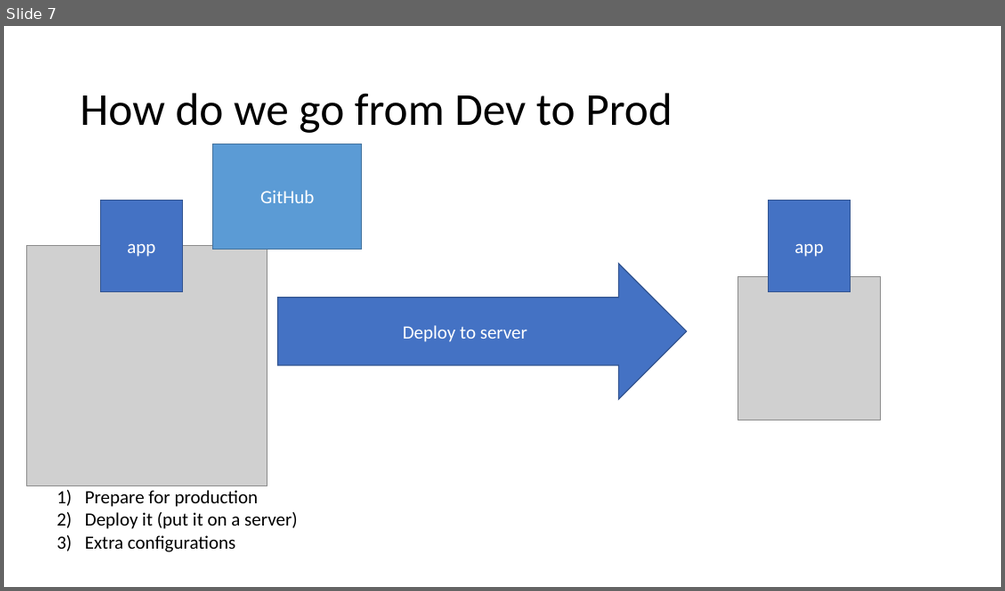
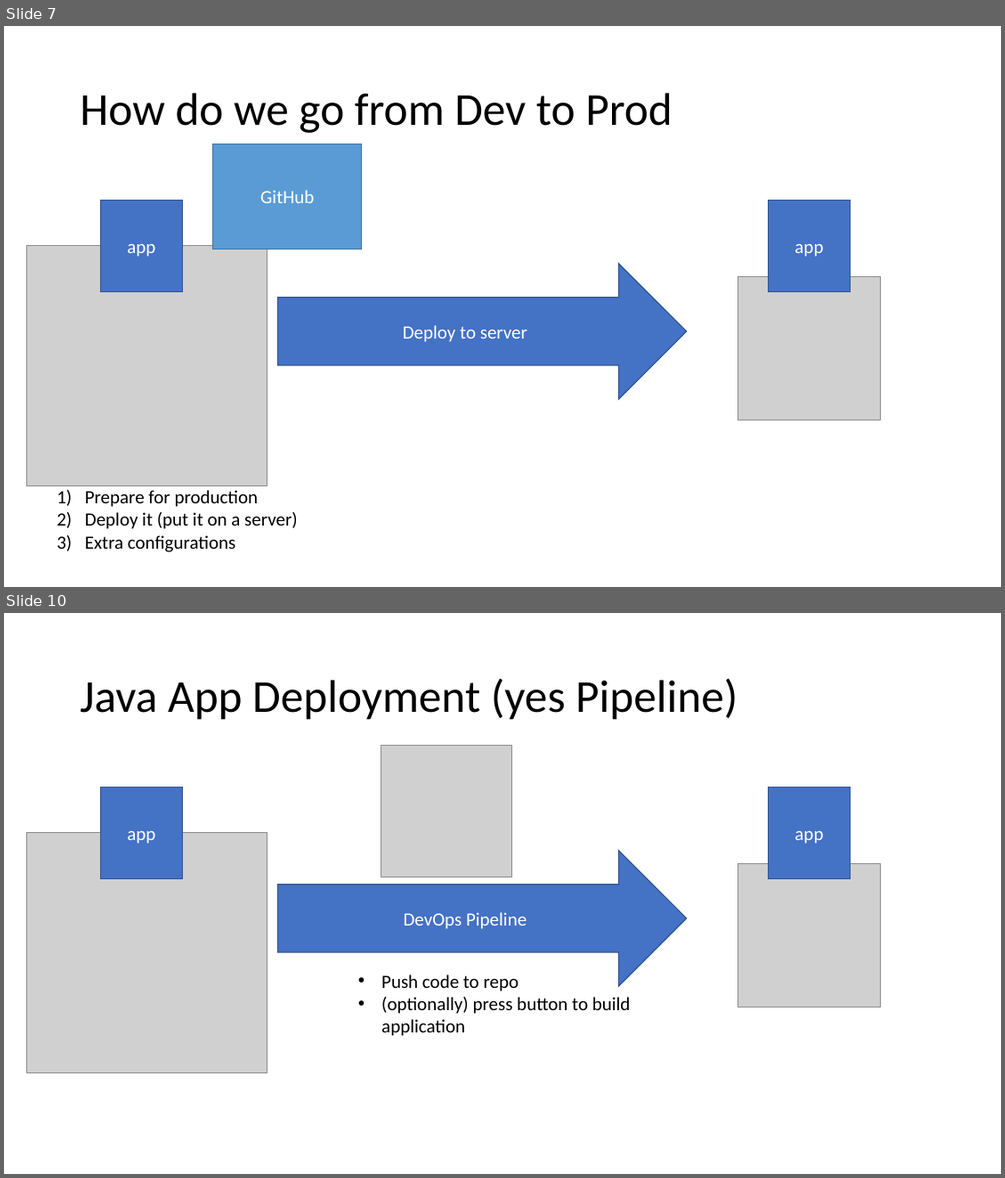
Before and after one commit to 200914ROC2/Training, a slide deck: 7Week-DevOps-AWS/7w-aws-devops.pptx. Shown one above the other, each under a label of ours: slide 7 before the commit, slides 7 and 10 after it; the slides between them are not shown. The pictures are 1005x591 and 1005x1178 pixels, drawn with LibreOffice and Linux fonts; fonts in the diff are those of the drawing; grey boxes stand for pictures. Boxes give left, top, right and bottom in pixels: in the first picture for what was removed or moved away, otherwise in the second. Text is boxed around its words. In the diff, an @@ line names an element or a change of style, - is before the commit and + after.

```diff
--- a/7Week-DevOps-AWS/7w-aws-devops.pptx
+++ b/7Week-DevOps-AWS/7w-aws-devops.pptx
@@ slide 10 added at <box>4,613,1001,1174</box>, background #FFFFFF @@
@@ title added at <box>80,678,737,720</box>, 44 pt, text #000000 @@
+Java App Deployment (yes Pipeline)
@@ picture added at <box>380,746,512,877</box> @@
@@ rectangle added at <box>100,787,183,878</box>, fill #4472C4, outline #325491 1 pt, 18 pt, text #FFFFFF @@
+app
@@ rectangle added at <box>769,787,850,878</box>, fill #4472C4, outline #325491 1 pt, 18 pt, text #FFFFFF @@
+app
@@ picture added at <box>27,833,267,1073</box> @@
@@ right arrow added at <box>278,850,687,986</box>, fill #4472C4, outline #325491 1 pt, 18 pt, text #FFFFFF @@
+DevOps Pipeline
@@ picture added at <box>737,863,881,1006</box> @@
@@ text added at <box>381,974,631,1036</box>, 18 pt, text #000000 @@
+• Push code to repo
+• (optionally) press button to build application
```
Also in this commit, not shown: 3 slides changed, 5 other slides added.
